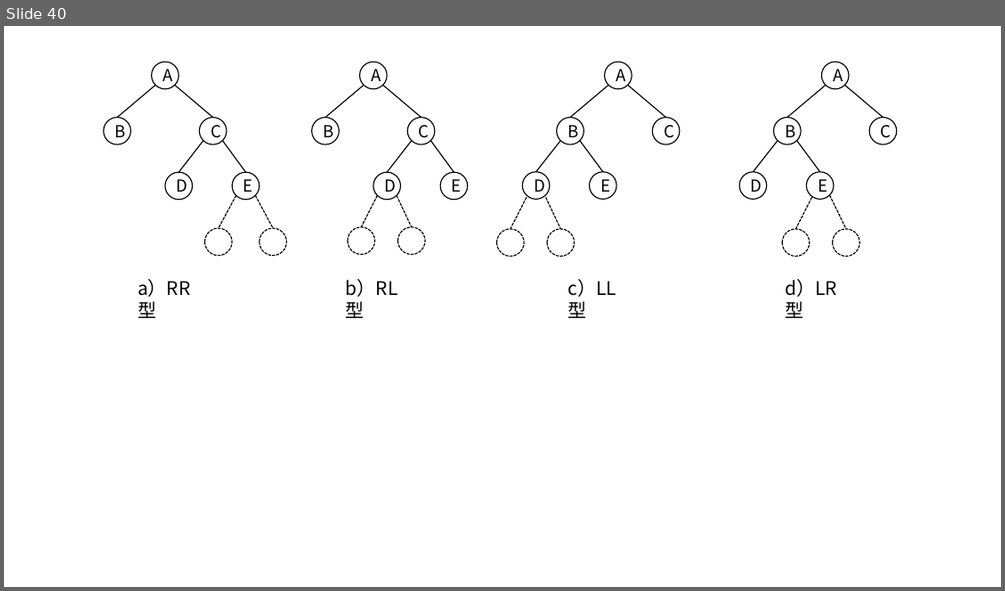
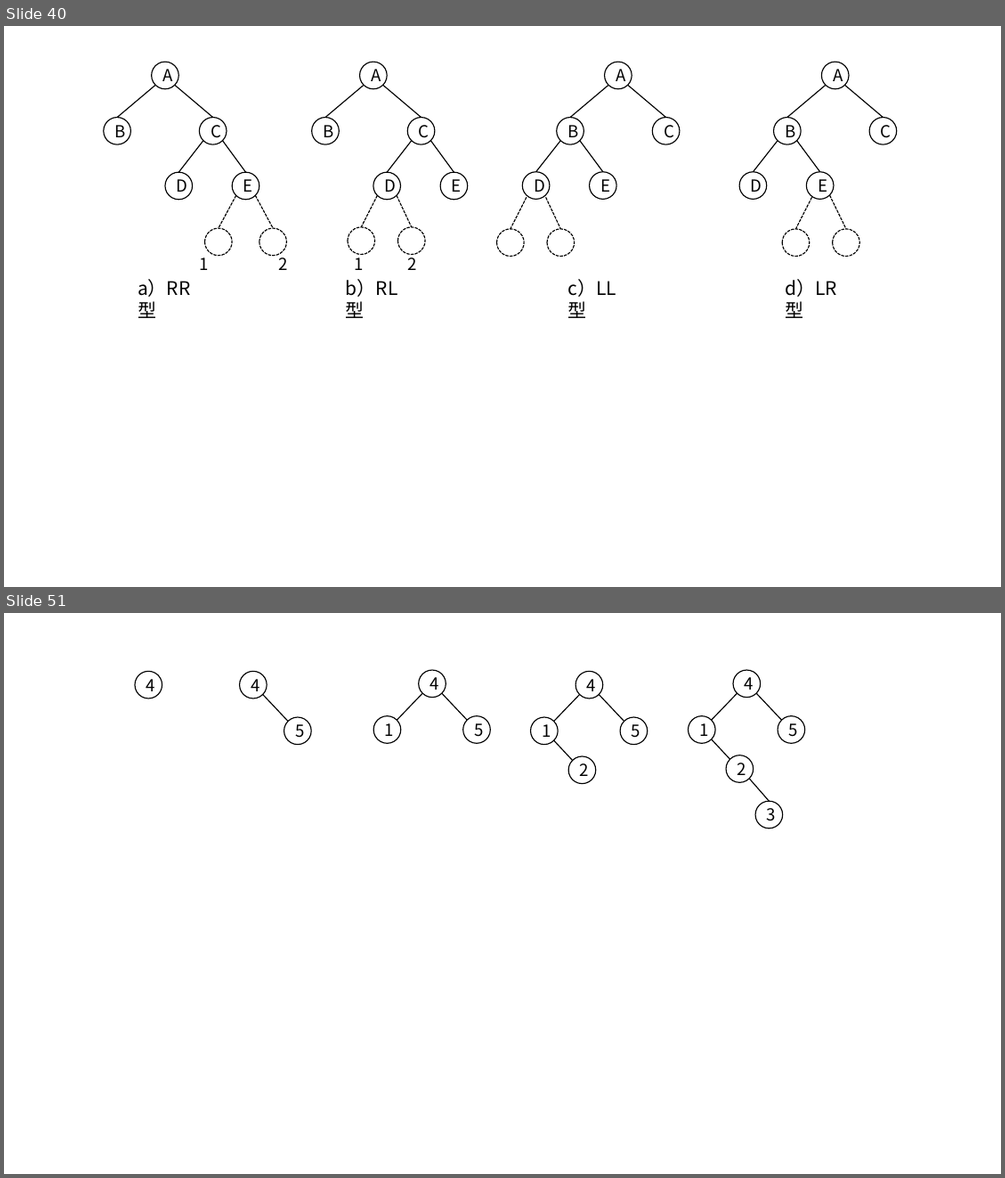
Before and after one commit to CoreLoop163/CoreLoopBooks, a slide deck: data_structure/assets/pics_and_ppts/ch4/画图用.pptx. Shown one above the other, each under a label of ours: slide 40 before the commit, slides 40 and 51 after it; the slides between them are not shown. The pictures are 1005x591 and 1005x1178 pixels, drawn with LibreOffice and Linux fonts; fonts in the diff are those of the drawing. Boxes give left, top, right and bottom in pixels: in the first picture for what was removed or moved away, otherwise in the second. Text is boxed around its words. In the diff, an @@ line names an element or a change of style, - is before the commit and + after.

```diff
--- a/data_structure/assets/pics_and_ppts/ch4/画图用.pptx
+++ b/data_structure/assets/pics_and_ppts/ch4/画图用.pptx
@@ slide 51 added at <box>4,613,1001,1174</box>, background #FFFFFF @@
@@ ellipse added at <box>135,672,162,698</box>, fill #FFFFFF, outline #000000 1 pt, 16 pt, text #000000 @@
+4
@@ ellipse added at <box>240,672,267,698</box>, fill #FFFFFF, outline #000000 1 pt, 16 pt, text #000000 @@
+4
@@ ellipse added at <box>418,670,445,697</box>, fill #FFFFFF, outline #000000 1 pt, 16 pt, text #000000 @@
+4
@@ ellipse added at <box>575,672,602,698</box>, fill #FFFFFF, outline #000000 1 pt, 16 pt, text #000000 @@
+4
@@ ellipse added at <box>733,670,760,697</box>, fill #FFFFFF, outline #000000 1 pt, 16 pt, text #000000 @@
+4
@@ line added from (263, 695) to (288, 722), #000000 1 pt @@
@@ ellipse added at <box>284,717,311,744</box>, fill #FFFFFF, outline #000000 1 pt, 16 pt, text #000000 @@
+5
@@ ellipse added at <box>373,716,400,743</box>, fill #FFFFFF, outline #000000 1 pt, 16 pt, text #000000 @@
+1
@@ line added from (423, 693) to (396, 720), #000000 1 pt @@
@@ line added from (442, 693) to (467, 720), #000000 1 pt @@
@@ ellipse added at <box>463,716,490,743</box>, fill #FFFFFF, outline #000000 1 pt, 16 pt, text #000000 @@
+5
@@ ellipse added at <box>531,717,558,744</box>, fill #FFFFFF, outline #000000 1 pt, 16 pt, text #000000 @@
+1
@@ line added from (580, 695) to (554, 722), #000000 1 pt @@
@@ line added from (599, 695) to (624, 722), #000000 1 pt @@
@@ ellipse added at <box>620,717,647,744</box>, fill #FFFFFF, outline #000000 1 pt, 16 pt, text #000000 @@
+5
@@ ellipse added at <box>688,716,715,743</box>, fill #FFFFFF, outline #000000 1 pt, 16 pt, text #000000 @@
+1
@@ line added from (736, 693) to (712, 720), #000000 1 pt @@
@@ line added from (756, 693) to (782, 720), #000000 1 pt @@
@@ ellipse added at <box>778,716,805,743</box>, fill #FFFFFF, outline #000000 1 pt, 16 pt, text #000000 @@
+5
@@ line added from (573, 761) to (554, 740), #000000 1 pt @@
@@ line added from (730, 759) to (712, 739), #000000 1 pt @@
@@ ellipse added at <box>568,756,596,784</box>, fill #FFFFFF, outline #000000 1 pt, 16 pt, text #000000 @@
+2
@@ ellipse added at <box>727,755,753,782</box>, fill #FFFFFF, outline #000000 1 pt, 16 pt, text #000000 @@
+2
@@ line added from (769, 801) to (750, 779), #000000 1 pt @@
@@ ellipse added at <box>755,801,783,827</box>, fill #FFFFFF, outline #000000 1 pt, 16 pt, text #000000 @@
+3
@@ slide 40 changed as well @@
@@ text added at <box>199,257,208,270</box>, 16 pt, text #000000 @@
+1
@@ text added at <box>279,253,288,270</box>, 16 pt, text #000000 @@
+2
@@ text added at <box>355,253,364,270</box>, 16 pt, text #000000 @@
+1
@@ text added at <box>408,253,417,270</box>, 16 pt, text #000000 @@
+2
```
Also in this commit, not shown: 3 other slides changed, 11 other slides added, 54 other files.
